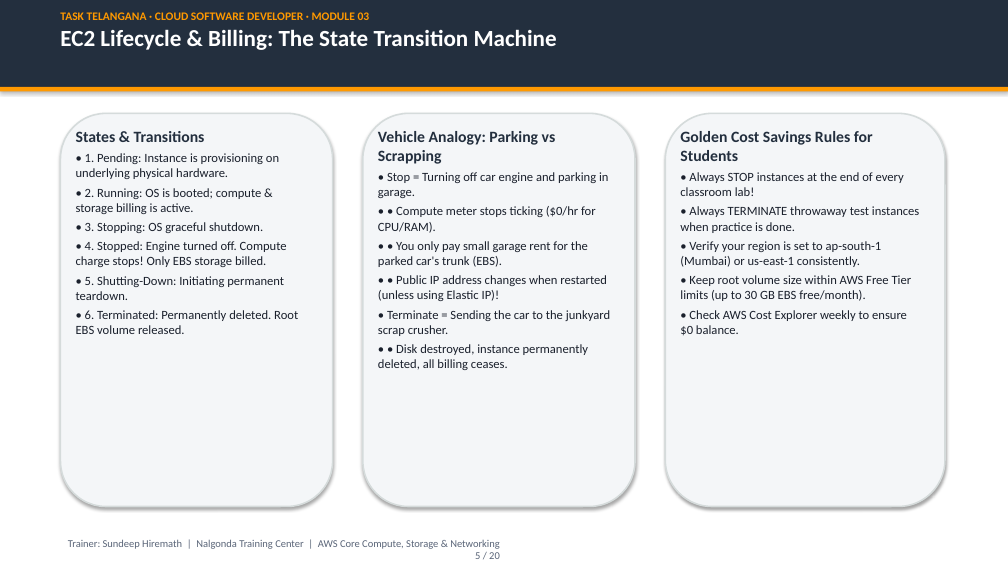
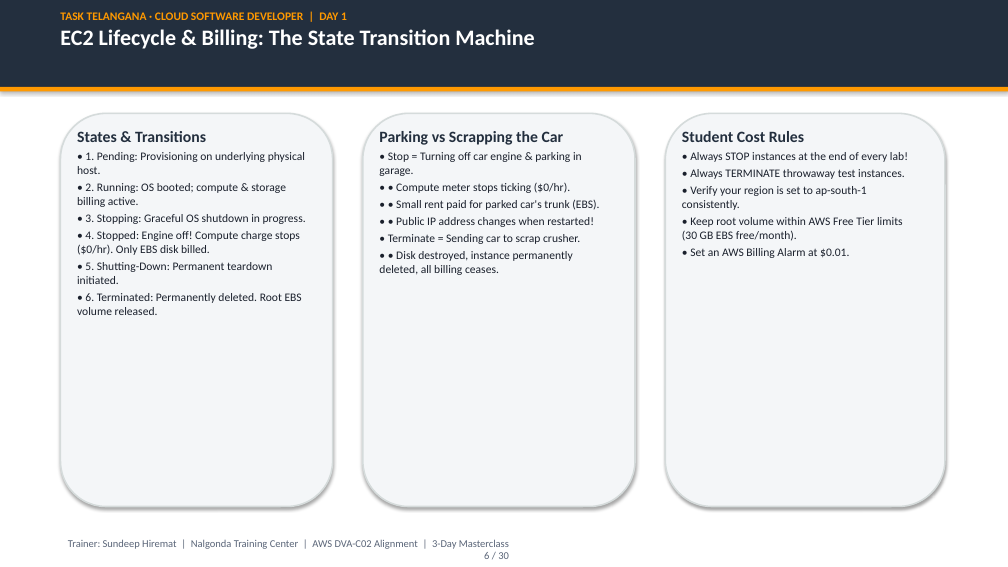
Before and after one commit to cloude-user/task, a slide deck: slide 6 of module_03_aws_core/presentation/Module_03_AWS_Core_Services_Masterclass.pptx (slide 5 before the commit). Drawn at 1008x567 pixels with LibreOffice and Linux fonts; fonts in the diff are those of the drawing. Boxes give left, top, right and bottom in pixels: in the first picture for what was removed or moved away, otherwise in the second. Text is boxed around its words. In the diff, an @@ line names an element or a change of style, - is before the commit and + after.

Commit message:
Feature/vpc networking (#3)
* docs(module03): add dedicated VPC networking & compute/storage/db master guides with analogies and diagrams

* docs(module03): expand EBS vs EFS block vs file deep dive, S3 7-tiers, HTTPS TLS handshake, and public vs private DNS

* feat(module03): infuse Tollywood cinema & Telangana kirana analogies, unify single versions, and update masterclass PPTX

* cloud-formation

---------

```diff
--- a/module_03_aws_core/presentation/Module_03_AWS_Core_Services_Masterclass.pptx
+++ b/module_03_aws_core/presentation/Module_03_AWS_Core_Services_Masterclass.pptx
@@ text at [60,12,347,20]: text changed @@
-TASK TELANGANA · CLOUD SOFTWARE DEVELOPER · MODULE 03
+TASK TELANGANA · CLOUD SOFTWARE DEVELOPER | DAY 1
@@ text at [60,29,534,49]: size 22 to 21 pt in "EC2 Lifecycle & Billing: The State Transition ..." @@
@@ text at [379,131,599,244]: text changed; size 12 to 11 pt @@
-Vehicle Analogy: Parking vs Scrapping
-• Stop = Turning off car engine and parking in garage.
-• • Compute meter stops ticking ($0/hr for CPU/RAM).
-• • You only pay small garage rent for the parked car's trunk (EBS).
-• • Public IP address changes when restarted (unless using Elastic IP)!
-• Terminate = Sending the car to the junkyard scrap crusher.
+Parking vs Scrapping the Car
+• Stop = Turning off car engine & parking in garage.
+• • Compute meter stops ticking ($0/hr).
+• • Small rent paid for parked car's trunk (EBS).
+• • Public IP address changes when restarted!
+• Terminate = Sending car to scrap crusher.
@@ text at [682,131,908,258]: text changed; size 12 to 11 pt @@
-Golden Cost Savings Rules for Students
-• Always STOP instances at the end of every classroom lab!
-• Always TERMINATE throwaway test instances when practice is done.
-• Verify your region is set to ap-south-1 (Mumbai) or us-east-1 consistently.
-• Keep root volume size within AWS Free Tier limits (up to 30 GB EBS free/month).
-• Check AWS Cost Explorer weekly to ensure $0 balance.
+Student Cost Rules
+• Always STOP instances at the end of every lab!
+• Always TERMINATE throwaway test instances.
+• Verify your region is set to ap-south-1 consistently.
+• Keep root volume within AWS Free Tier limits (30 GB EBS free/month).
+• Set an AWS Billing Alarm at $0.01.
@@ text at [77,152,306,284]: text changed; size 12 to 11 pt @@
-• 1. Pending: Instance is provisioning on underlying physical hardware.
-• 2. Running: OS is booted; compute & storage billing is active.
-• 3. Stopping: OS graceful shutdown.
-• 4. Stopped: Engine turned off. Compute charge stops! Only EBS storage billed.
-• 5. Shutting-Down: Initiating permanent teardown.
+• 1. Pending: Provisioning on underlying physical host.
+• 2. Running: OS booted; compute & storage billing active.
+• 3. Stopping: Graceful OS shutdown in progress.
+• 4. Stopped: Engine off! Compute charge stops ($0/hr). Only EBS disk billed.
+• 5. Shutting-Down: Permanent teardown initiated.
@@ text at [379,251,573,275]: size 12 to 11 pt in "• • Disk destroyed, instance permanently deleted, ..."; less space between paragraphs @@
@@ text at [77,293,302,315]: size 12 to 11 pt in "• 6. Terminated: Permanently deleted. Root EBS ..."; less space between paragraphs @@
@@ text at [68,539,509,559]: text changed @@
-Trainer: Sundeep Hiremath | Nalgonda Training Center | AWS Core Compute, Storage & Networking
-5 / 20
+Trainer: Sundeep Hiremat | Nalgonda Training Center | AWS DVA-C02 Alignment | 3-Day Masterclass
+6 / 30
```
Also in this commit, not shown: 15 other slides changed, 12 slides added, 4 slides removed, 25 other files.
